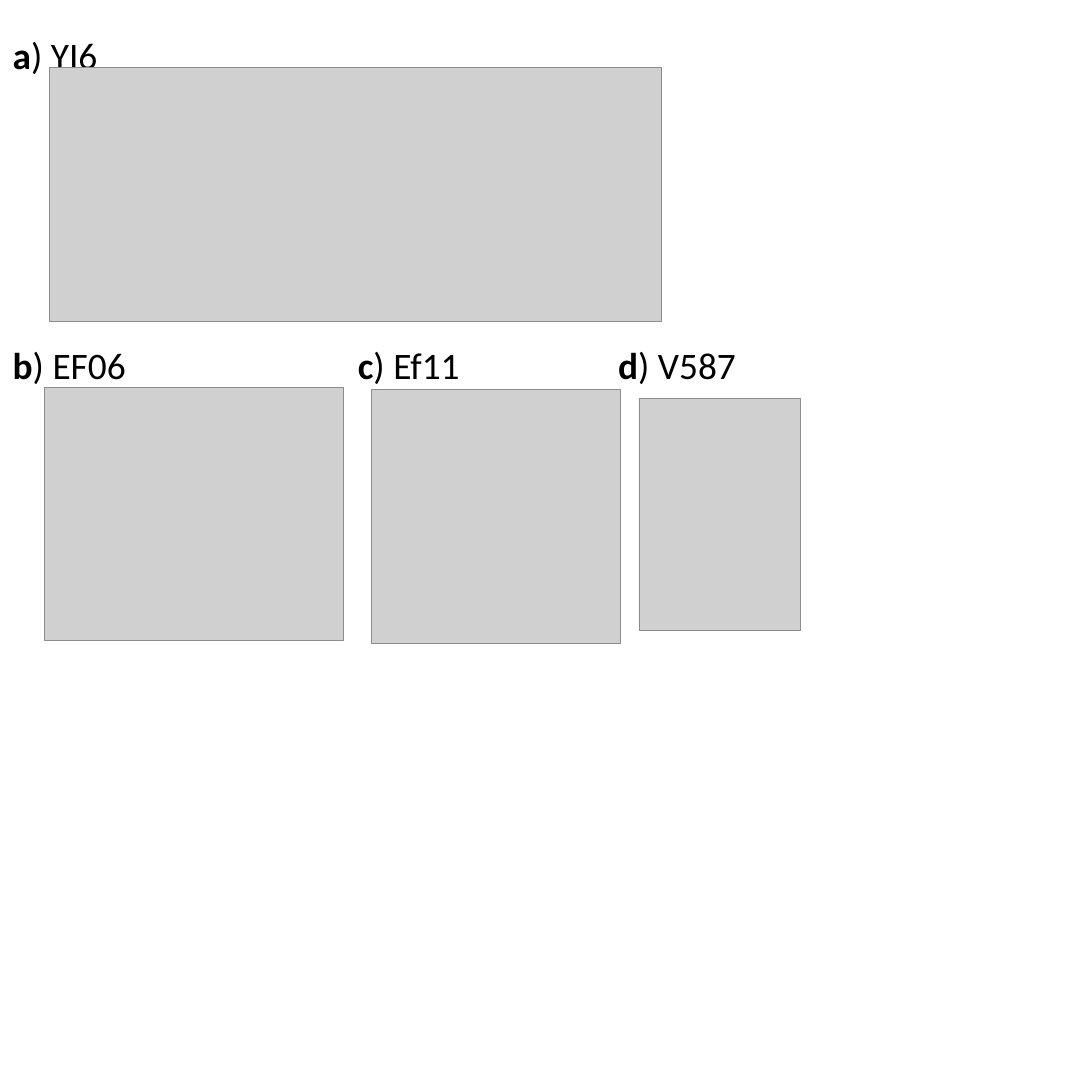
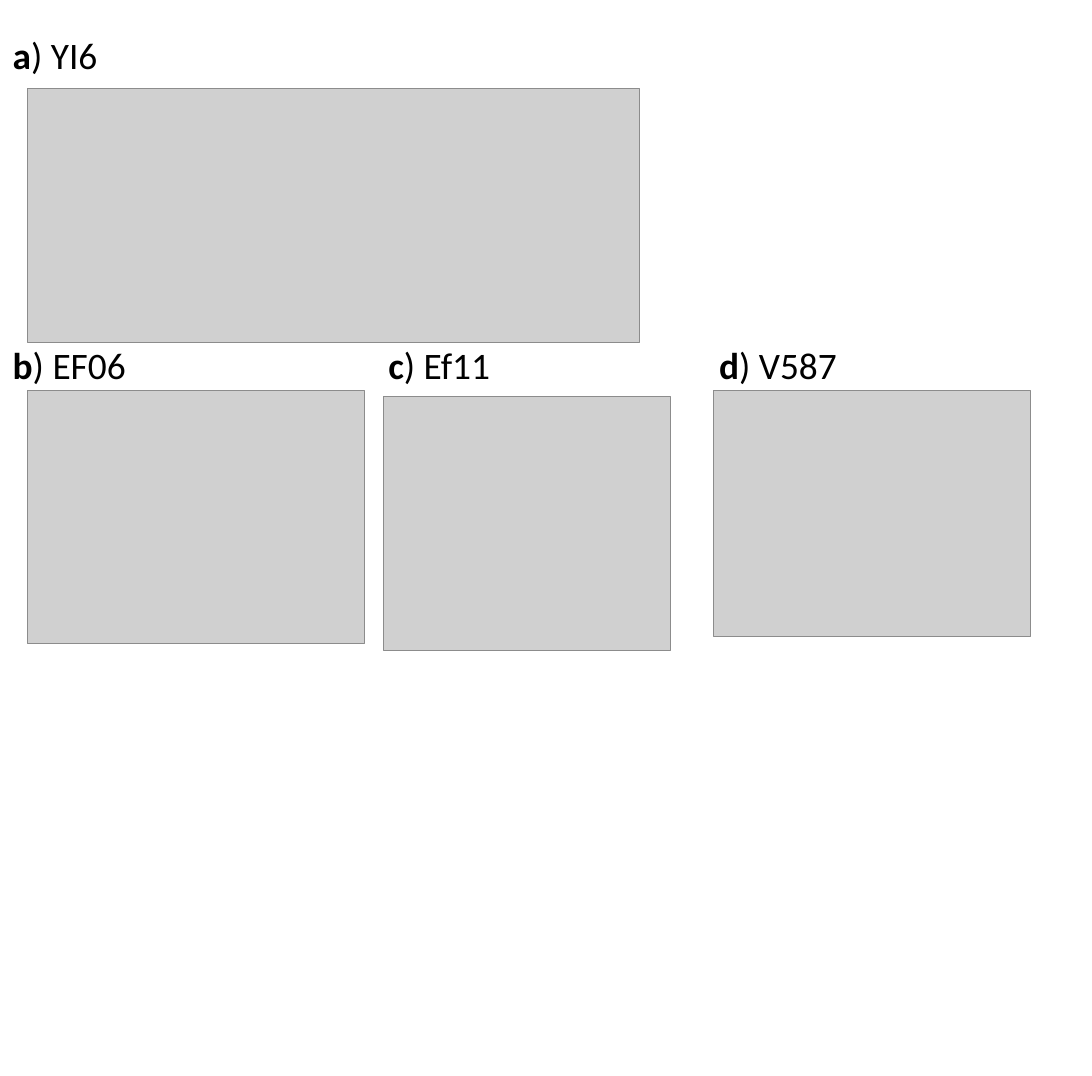
Before and after one commit to swandro/phage_cocktails, a slide deck: slide 1 of Figures.pptx. Drawn at 1092x1076 pixels with LibreOffice and Linux fonts; fonts in the diff are those of the drawing; grey boxes stand for pictures. Boxes give left, top, right and bottom in pixels: in the first picture for what was removed or moved away, otherwise in the second. Text is boxed around its words. In the diff, an @@ line names an element or a change of style, - is before the commit and + after.

```diff
--- a/Figures.pptx
+++ b/Figures.pptx
@@ picture moved from (x1=49, y1=68, x2=662, y2=322) to (x1=27, y1=88, x2=639, y2=342) @@
@@ text "b) EF06" rewrapped from (x1=13, y1=352, x2=126, y2=389) to (x1=13, y1=352, x2=126, y2=384) @@
@@ text "c) Ef11" moved from (x1=358, y1=352, x2=459, y2=384) to (x1=388, y1=352, x2=490, y2=384) @@
@@ text "d) V587" moved from (x1=618, y1=352, x2=736, y2=384) to (x1=719, y1=352, x2=837, y2=384) @@
@@ picture resized from (x1=44, y1=388, x2=343, y2=641) to (x1=27, y1=391, x2=364, y2=643) @@
@@ picture resized from (x1=371, y1=390, x2=621, y2=644) to (x1=383, y1=396, x2=670, y2=650) @@
@@ picture removed at (x1=639, y1=398, x2=800, y2=630) @@
@@ picture added at (x1=714, y1=391, x2=1031, y2=636) @@
```
Also in this commit, not shown: 1 other slide changed, 1 slide added, 17 other files.
